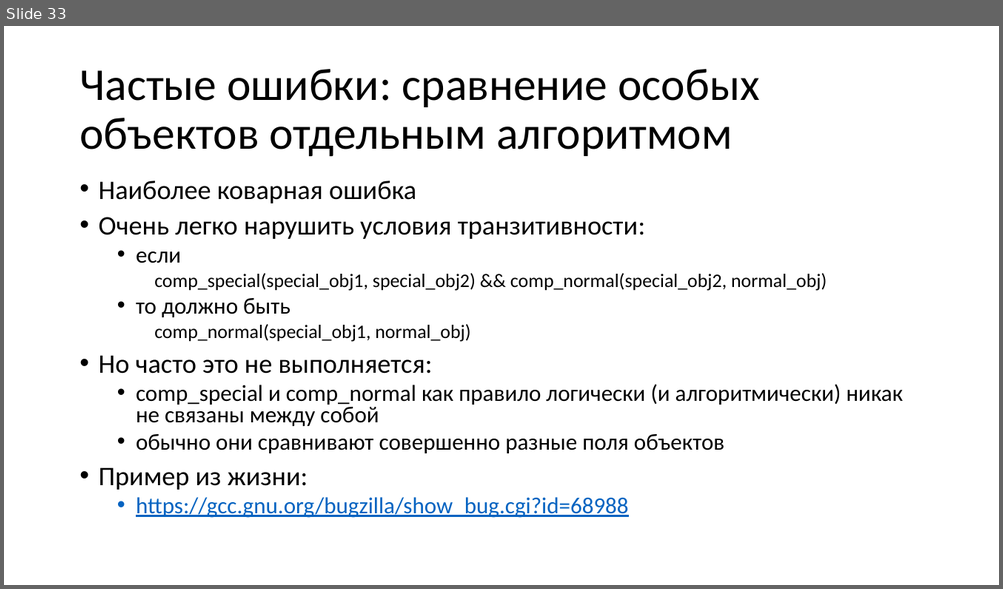
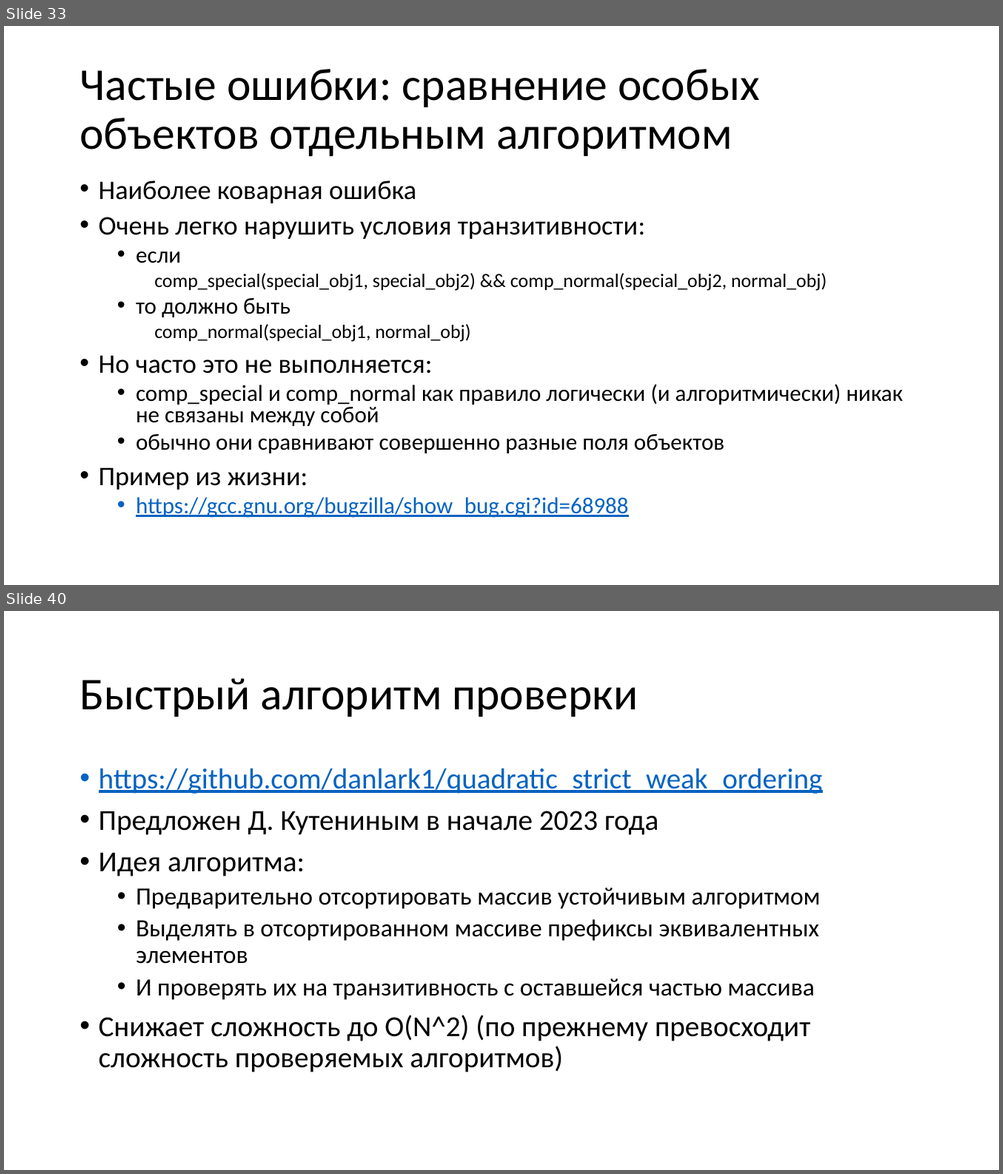
Before and after one commit to yugr/CppRussia, a slide deck: 2023/RU.pptx. Shown one above the other, each under a label of ours: slide 33 before the commit, slides 33 and 40 after it; the slides between them are not shown. The pictures are 1003x589 and 1003x1174 pixels, drawn with LibreOffice and Linux fonts; fonts in the diff are those of the drawing. Boxes give left, top, right and bottom in pixels: in the first picture for what was removed or moved away, otherwise in the second. Text is boxed around its words. In the diff, an @@ line names an element or a change of style, - is before the commit and + after.

```diff
--- a/2023/RU.pptx
+++ b/2023/RU.pptx
@@ slide 40 added at (4, 611, 999, 1170), background #FFFFFF @@
@@ title added at (79, 678, 638, 717), 44 pt, text #000000 @@
+Быстрый алгоритм проверки
@@ text added at (99, 768, 822, 1073), 28 pt, text #000000 @@
+• https://github.com/danlark1/quadratic_strict_weak_ordering
+• Предложен Д. Кутениным в начале 2023 года
+• Идея алгоритма:
+  • Предварительно отсортировать массив устойчивым алгоритмом
+  • Выделять в отсортированном массиве префиксы эквивалентных элементов
+  • И проверять их на транзитивность с оставшейся частью массива
+• Снижает сложность до O(N^2) (по прежнему превосходит сложность проверяемых алгоритмов)
```
Also in this commit, not shown: 1 slide changed, 10 other slides added, 1 other file.
